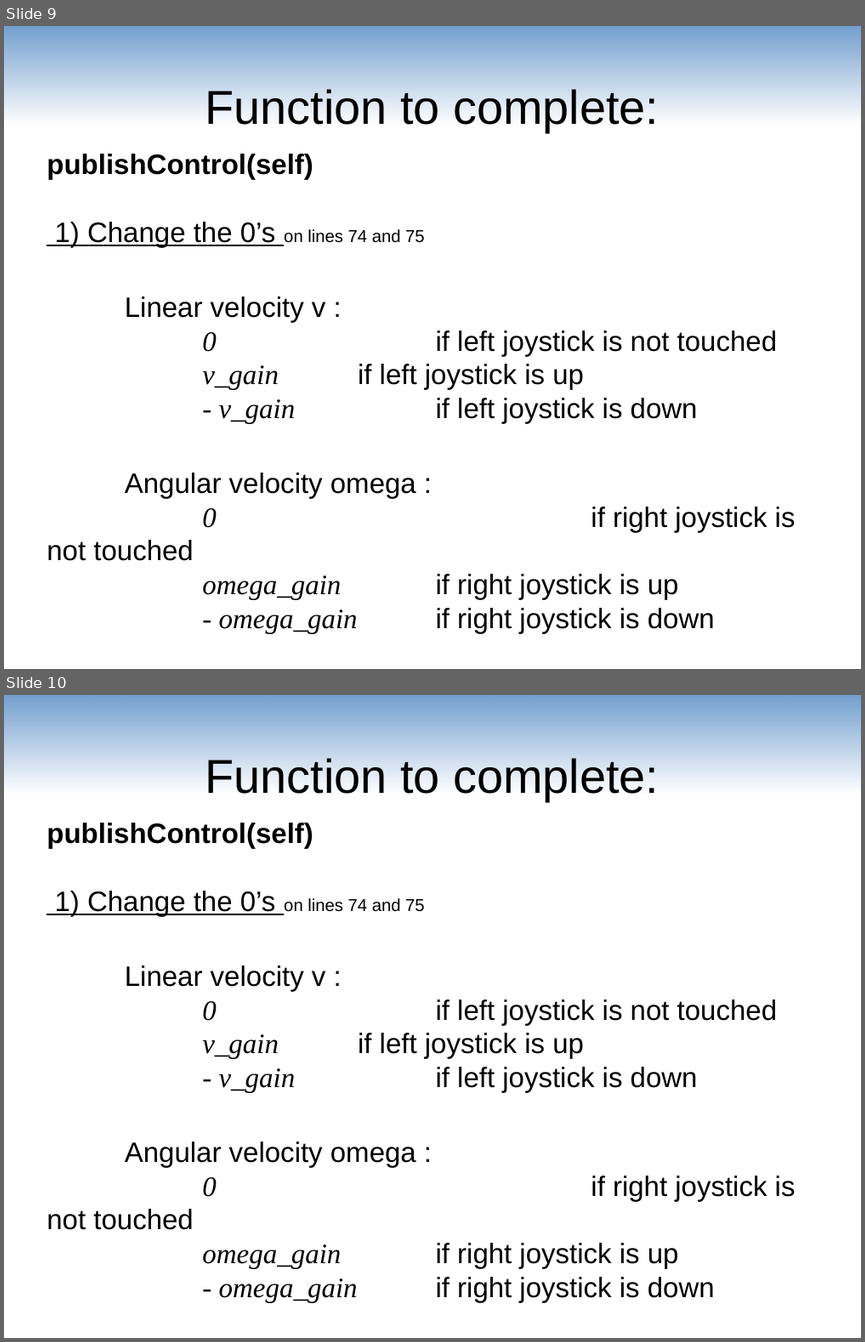
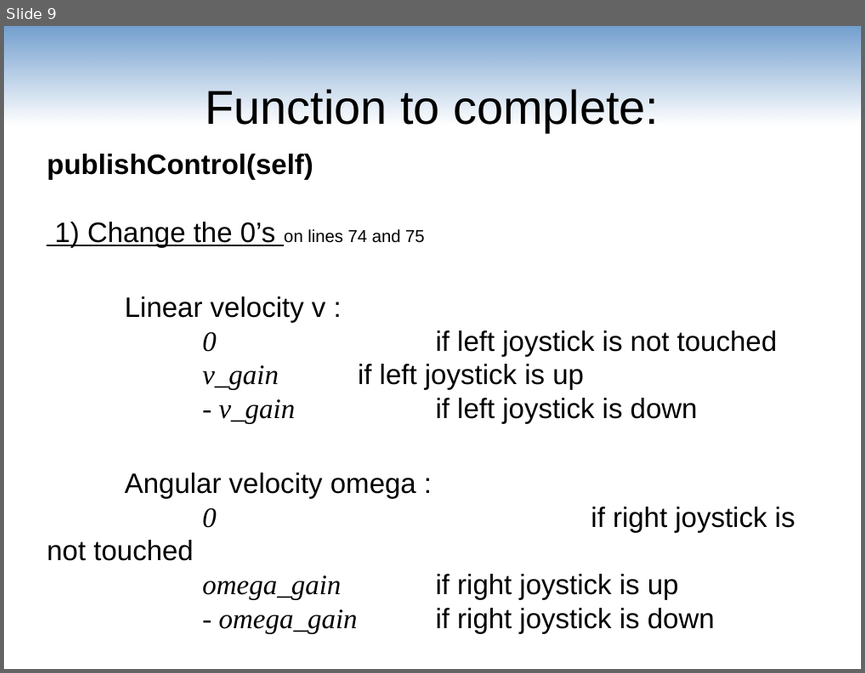
Before and after one commit to maivincent/MISE_presentations, a slide deck: step1_joystick_drive.odp. Shown one above the other, each under a label of ours: slides 9 and 10 before the commit, slide 9 after it. The pictures are 865x1342 and 865x673 pixels, drawn with LibreOffice and Linux fonts; fonts in the diff are those of the drawing. Boxes give left, top, right and bottom in pixels: in the first picture for what was removed or moved away, otherwise in the second. Text is boxed around its words. In the diff, an @@ line names an element or a change of style, - is before the commit and + after.

```diff
--- a/step1_joystick_drive.odp
+++ b/step1_joystick_drive.odp
@@ slide 10 removed at (x1=4, y1=695, x2=861, y2=1338), background #FFFFFF @@
@@ rectangle removed at (x1=4, y1=695, x2=861, y2=793) @@
@@ title removed at (x1=205, y1=758, x2=658, y2=801) @@
-Function to complete:
@@ subtitle removed at (x1=46, y1=823, x2=795, y2=1303) @@
-publishControl(self)
-1) Change the 0’s on lines 74 and 75
-Linear velocity v :
-0 if left joystick is not touched
-v_gain if left joystick is up
-- v_gain if left joystick is down
-Angular velocity omega :
-0 if right joystick is not touched
-omega_gain if right joystick is up
-- omega_gain if right joystick is down
```
Also in this commit, not shown: 18 other files.
